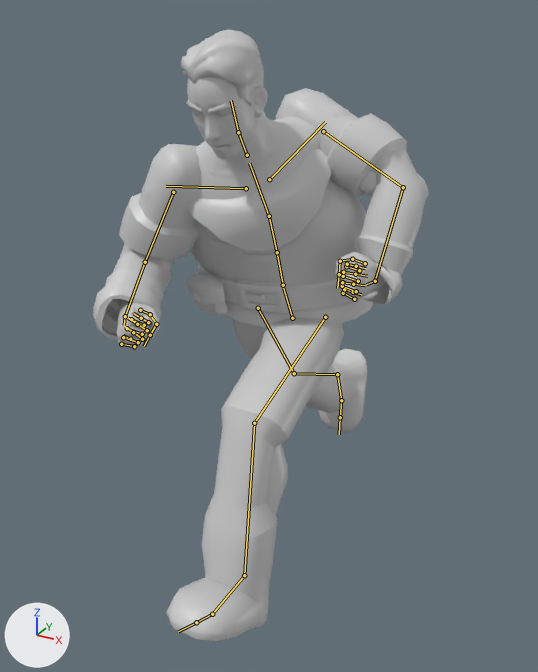
Renders of the glTF model assets/models/character/guardian_archer.glb from each side of a commit.
Before and after are seen from a 50 mm lens placed at (0.955, -1.81, 1.827), pointed at (-0.064, 0.043, 0.901). Lighting does not change. The marker at lower left points along +X, +Y and +Z. The first picture is the older version. Both versions are drawn at frame 20 of the action 'BowRun'; the numbers are the values there. The bones that change, and the others that lie on the model, are drawn over the model as lines.

In view in the first picture: 'StoneArcher'.
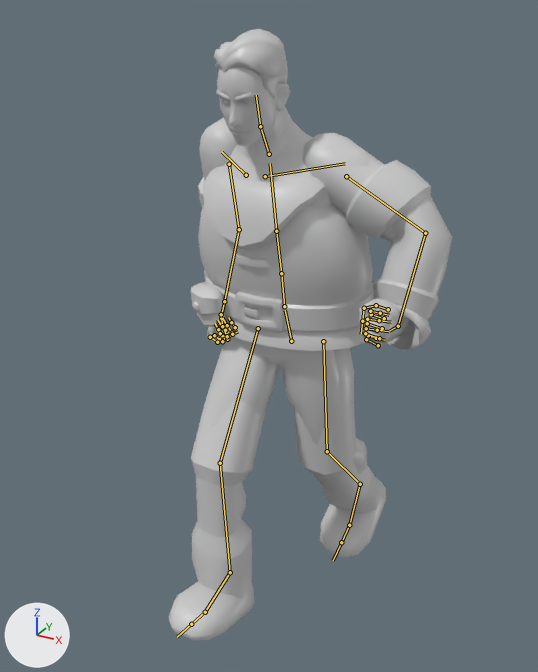
Where the change shows, as pixel boxes [x1, y1, x2, y2] in the pictures (538 x 672 px):
'StoneArcher', posed (15% narrower)
    before: [93, 30, 428, 641]
    after: [168, 29, 452, 640]
bone 'pelvis', root to tip
    before: (292, 318) to (283, 288)
    after: (291, 341) to (285, 310)
bone 'spine_02', root to tip
    before: (277, 252) to (269, 216)
    after: (281, 273) to (276, 231)
bone 'spine_03', root to tip
    before: (269, 216) to (249, 163)
    after: (276, 231) to (270, 163)
bone 'neck_01', root to tip
    before: (247, 155) to (238, 132)
    after: (269, 154) to (260, 126)
bone 'Head', root to tip
    before: (238, 132) to (231, 100)
    after: (260, 126) to (256, 95)
bone 'clavicle_l', root to tip
    before: (269, 179) to (325, 122)
    after: (265, 176) to (345, 163)
bone 'upperarm_l', root to tip
    before: (323, 131) to (403, 187)
    after: (346, 176) to (425, 233)
bone 'lowerarm_l', root to tip
    before: (403, 187) to (375, 281)
    after: (425, 233) to (398, 326)
bone 'hand_l', root to tip
    before: (375, 281) to (366, 284)
    after: (398, 326) to (390, 330)
bone 'clavicle_r', root to tip
    before: (246, 188) to (166, 186)
    after: (246, 175) to (222, 152)
bone 'upperarm_r', root to tip
    before: (173, 192) to (145, 262)
    after: (229, 164) to (239, 229)
bone 'lowerarm_r', root to tip
    before: (145, 262) to (125, 316)
    after: (239, 229) to (224, 301)
bone 'hand_r', root to tip
    before: (125, 316) to (124, 325)
    after: (224, 301) to (220, 319)
bone 'thigh_l', root to tip
    before: (325, 317) to (254, 423)
    after: (323, 341) to (327, 451)
bone 'calf_l', root to tip
    before: (254, 423) to (244, 575)
    after: (327, 451) to (360, 484)
bone 'foot_l', root to tip
    before: (244, 575) to (212, 614)
    after: (360, 484) to (349, 525)
bone 'ball_l', root to tip
    before: (212, 614) to (196, 622)
    after: (349, 525) to (341, 542)
bone 'thigh_r', root to tip
    before: (258, 308) to (294, 373)
    after: (258, 328) to (220, 463)
bone 'calf_r', root to tip
    before: (294, 373) to (337, 374)
    after: (220, 463) to (230, 572)
bone 'foot_r', root to tip
    before: (337, 374) to (341, 400)
    after: (230, 572) to (205, 612)

What the commit changed:
Bone 'pelvis' (bone_pelvis) moves from (0.014, 0.022, -0.012) to (0.013, -0.048, 0.013).
Bone 'pelvis' (bone_pelvis) turns from (6, 1, 4) to (0, -1, 3) degrees about its own x, y and z.
Bone 'spine_02' (bone_spine_02) turns from (20, 10, -4) to (9, -1, -1) degrees about its own x, y and z.
Bone 'spine_03' (bone_spine_03) turns from (23, 27, 14) to (9, -4, 2) degrees about its own x, y and z.
Bone 'neck_01' (bone_neck_01) turns from (-21, -19, 7) to (-9, 1, -3) degrees about its own x, y and z.
Bone 'Head' (bone_head) turns from (-5, -20, 2) to (4, 2, -3) degrees about its own x, y and z.
Bone 'clavicle_l' (bone_clavicle_l) turns from (0, 0, 4) to (0, 0, 0) degrees about its own x, y and z.
Bone 'upperarm_l' (bone_upperarm_l) turns from (60, -7, -40) to (3, 8, -33) degrees about its own x, y and z.
Bone 'lowerarm_l' (bone_lowerarm_l) turns from (58, 54, -12) to (49, 11, -42) degrees about its own x, y and z.
Bone 'hand_l' (bone_hand_l) turns from (96, -72, -23) to (78, -34, -8) degrees about its own x, y and z.
Bone 'clavicle_r' (bone_clavicle_r) turns from (0, 0, -1) to (0, 0, -8) degrees about its own x, y and z.
Bone 'upperarm_r' (bone_upperarm_r) turns from (11, -6, 49) to (-3, 1, 75) degrees about its own x, y and z.
Bone 'lowerarm_r' (bone_lowerarm_r) turns from (91, 33, 4) to (29, -5, 6) degrees about its own x, y and z.
Bone 'hand_r' (bone_hand_r) turns from (23, -5, 4) to (8, -2, 1) degrees about its own x, y and z.
Bone 'thigh_l' (bone_thigh_l) turns from (-74, 2, 3) to (9, 0, 4) degrees about its own x, y and z.
Bone 'calf_l' (bone_calf_l) turns from (55, -2, 0) to (29, -1, 0) degrees about its own x, y and z.
Bone 'foot_l' (bone_foot_l) turns from (-11, 0, -1) to (-5, -2, -1) degrees about its own x, y and z.
Bone 'ball_l' (bone_ball_l) turns from (0, 0, 0) to (11, 0, 0) degrees about its own x, y and z.
Bone 'thigh_r' (bone_thigh_r) turns from (32, -1, 4) to (-31, 1, 2) degrees about its own x, y and z.
Bone 'calf_r' (bone_calf_r) turns from (22, -1, 0) to (29, 0, 0) degrees about its own x, y and z.
Bone 'foot_r' (bone_foot_r) turns from (25, 2, 1) to (-9, 0, -2) degrees about its own x, y and z.
